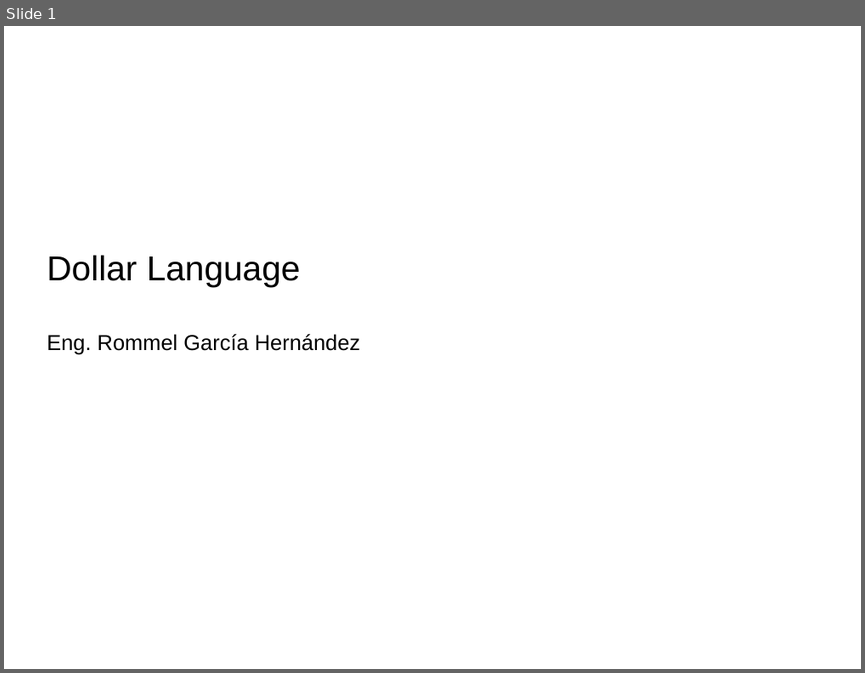
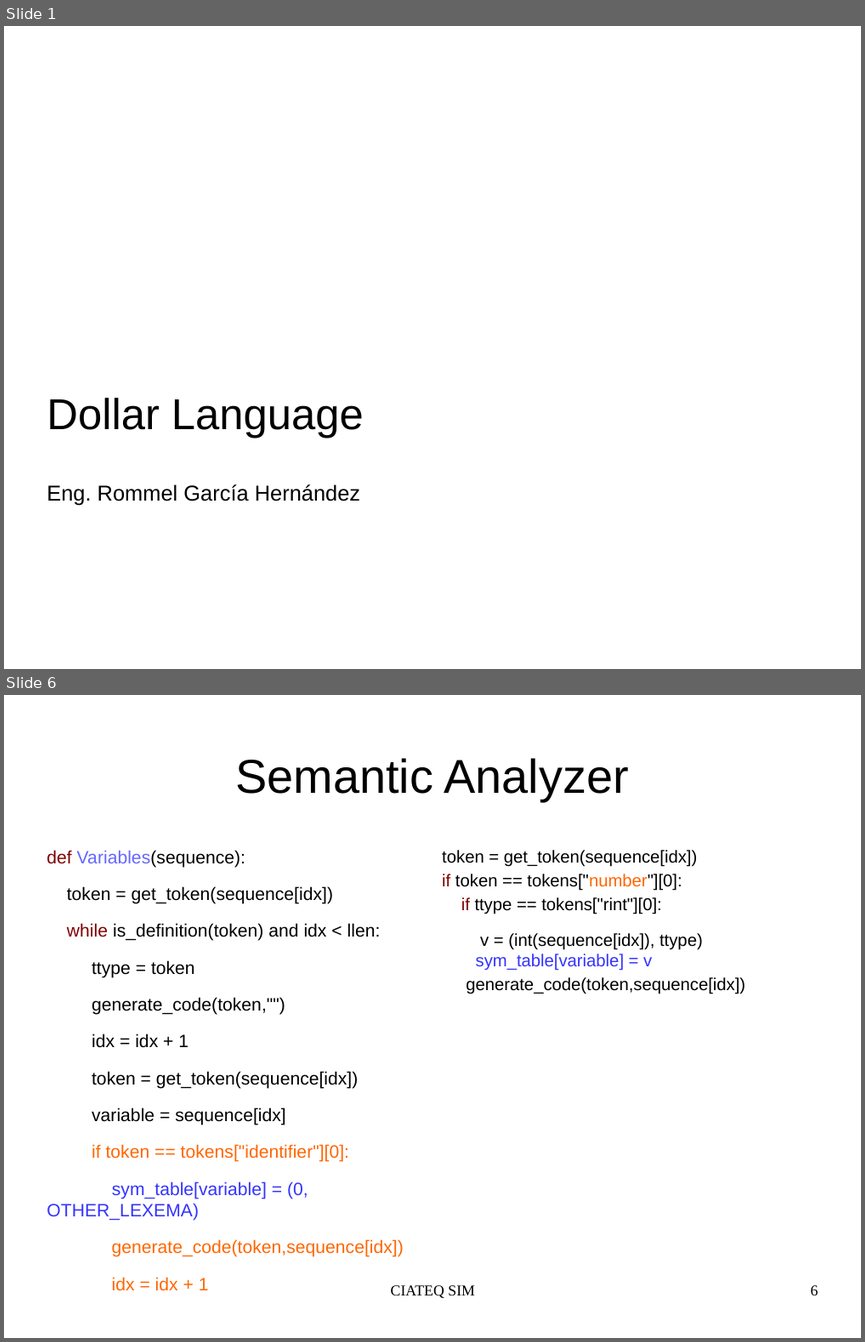
Before and after one commit to tehuano/compilers-sim, a slide deck: dollar_language.odp. Shown one above the other, each under a label of ours: slide 1 before the commit, slides 1 and 6 after it; the slides between them are not shown. The pictures are 865x673 and 865x1342 pixels, drawn with LibreOffice and Linux fonts; fonts in the diff are those of the drawing. Boxes give left, top, right and bottom in pixels: in the first picture for what was removed or moved away, otherwise in the second. Text is boxed around its words. In the diff, an @@ line names an element or a change of style, - is before the commit and + after.

```diff
--- a/dollar_language.odp
+++ b/dollar_language.odp
@@ slide 6 added at bbox=[4, 695, 861, 1338], background #FFFFFF @@
@@ title added at bbox=[235, 758, 629, 801], 44 pt, text #000000 @@
+Semantic Analyzer
@@ text added at bbox=[46, 850, 404, 1291], 16.6 pt, text #000000 @@
+def Variables(sequence):
+token = get_token(sequence[idx])
+while is_definition(token) and idx < llen:
+ttype = token
+generate_code(token,"")
+idx = idx + 1
+token = get_token(sequence[idx])
+variable = sequence[idx]
+if token == tokens["identifier"][0]:
+sym_table[variable] = (0, OTHER_LEXEMA)
+generate_code(token,sequence[idx])
+idx = idx + 1
@@ text added at bbox=[442, 850, 745, 994], 16 pt, text #000000 @@
+token = get_token(sequence[idx])
+if token == tokens["number"][0]:
+if ttype == tokens["rint"][0]:
+v = (int(sequence[idx]), ttype) sym_table[variable] = v
+generate_code(token,sequence[idx])
@@ text added at bbox=[391, 1285, 475, 1298], 14 pt, text #000000 @@
+CIATEQ SIM
@@ page number added at bbox=[811, 1285, 818, 1295], 14 pt, text #000000 @@
+6
@@ slide 1 changed as well @@
@@ subtitle at bbox=[46, 397, 364, 437]: size 32 to 40 pt in "Dollar Language" @@
```
Also in this commit, not shown: 1 other slide changed, 9 other slides added, 6 slides removed, 3 other files.
